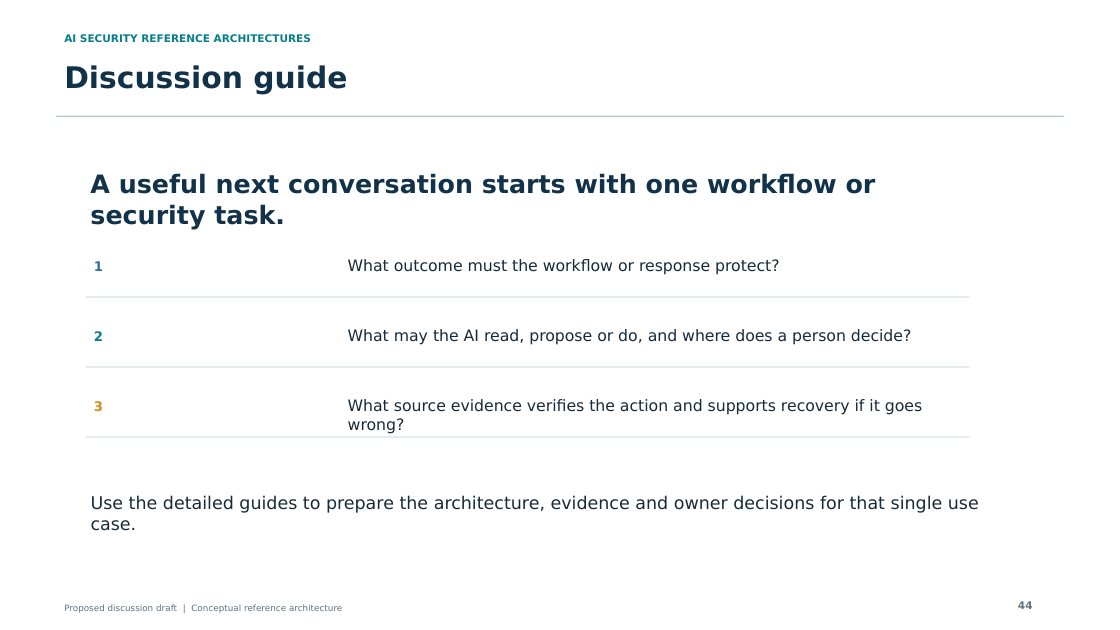
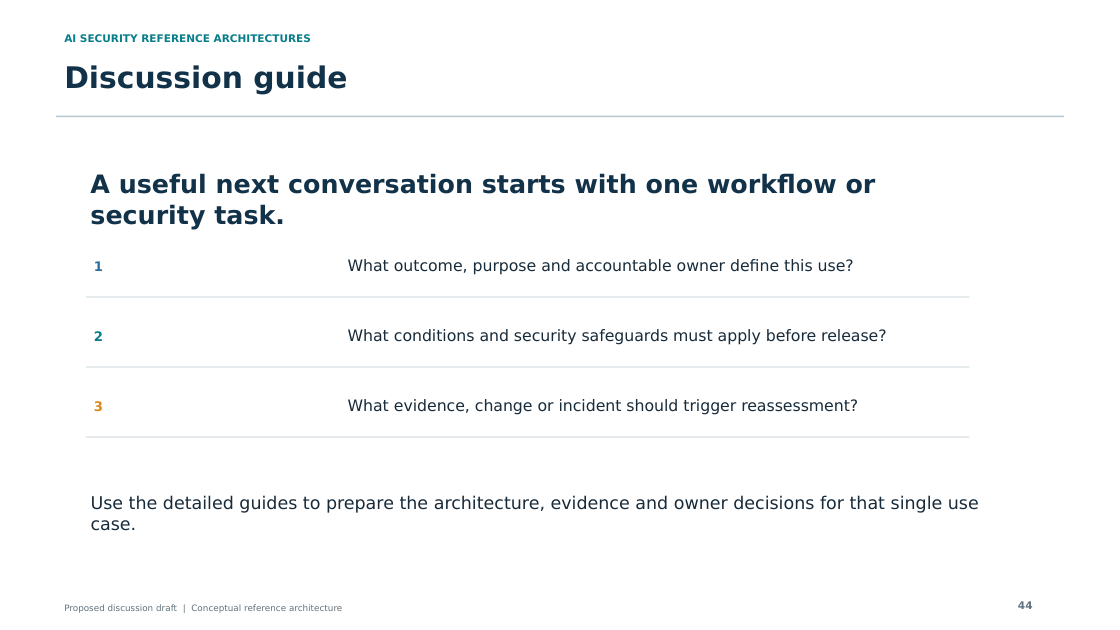
Before and after one commit to jessepike/ai-security-reference-architectures, a slide deck: slide 44 of public/downloads/ai-security-reference-architectures.pptx. Drawn at 1120x630 pixels with LibreOffice and Linux fonts; fonts in the diff are those of the drawing. Boxes give left, top, right and bottom in pixels: in the first picture for what was removed or moved away, otherwise in the second. Text is boxed around its words. In the diff, an @@ line names an element or a change of style, - is before the commit and + after.

Commit message:
feat: integrate governance into the AI security story

```diff
--- a/public/downloads/ai-security-reference-architectures.pptx
+++ b/public/downloads/ai-security-reference-architectures.pptx
@@ text at <box>348,259,854,275</box>: text changed @@
-What outcome must the workflow or response protect?
+What outcome, purpose and accountable owner define this use?
@@ text at <box>348,329,886,345</box>: text changed @@
-What may the AI read, propose or do, and where does a person decide?
+What conditions and security safeguards must apply before release?
@@ text at <box>348,399,858,415</box>: text changed @@
-What source evidence verifies the action and supports recovery if it goes wrong?
+What evidence, change or incident should trigger reassessment?
```
Also in this commit, not shown: 17 other slides changed, 23 other files.
